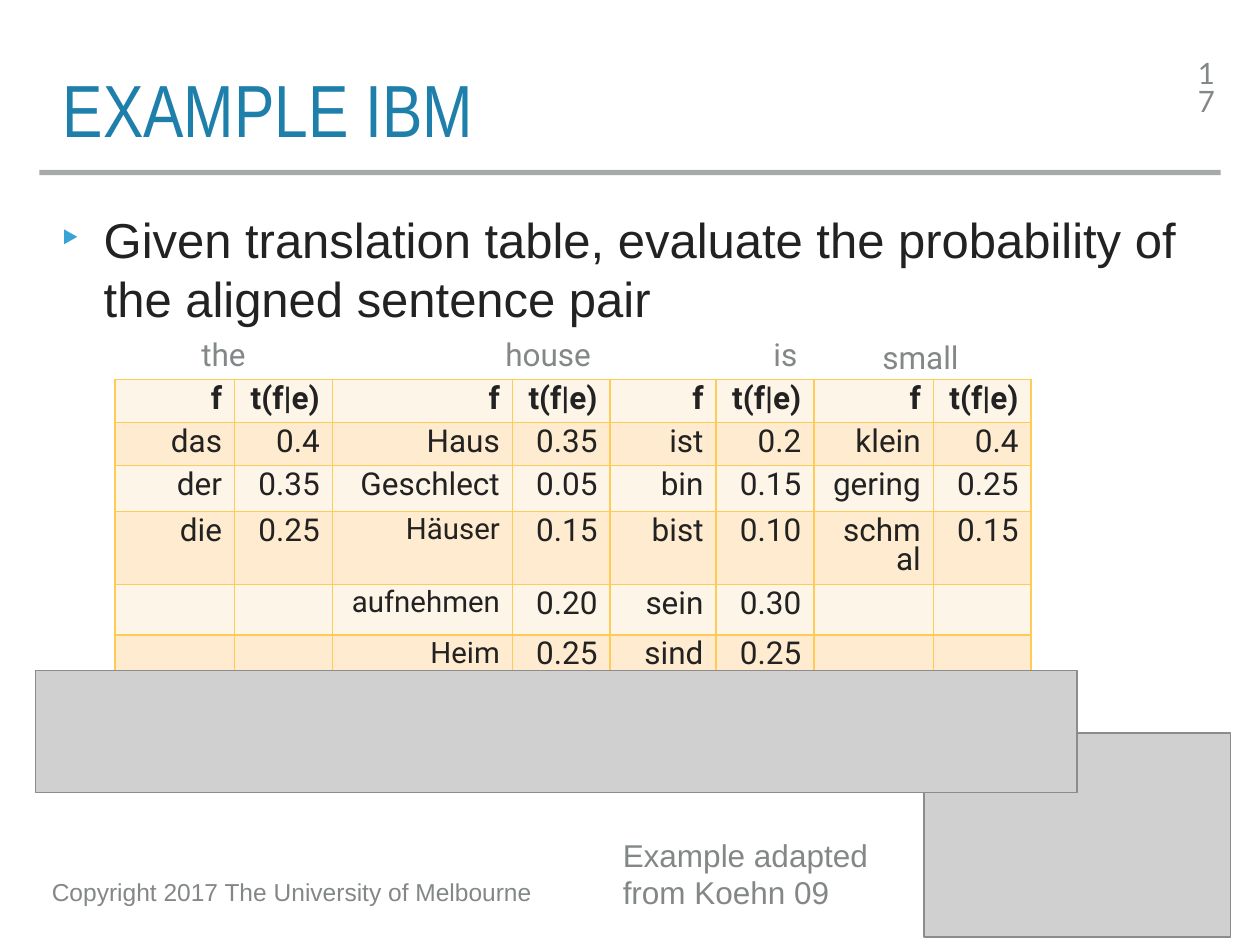
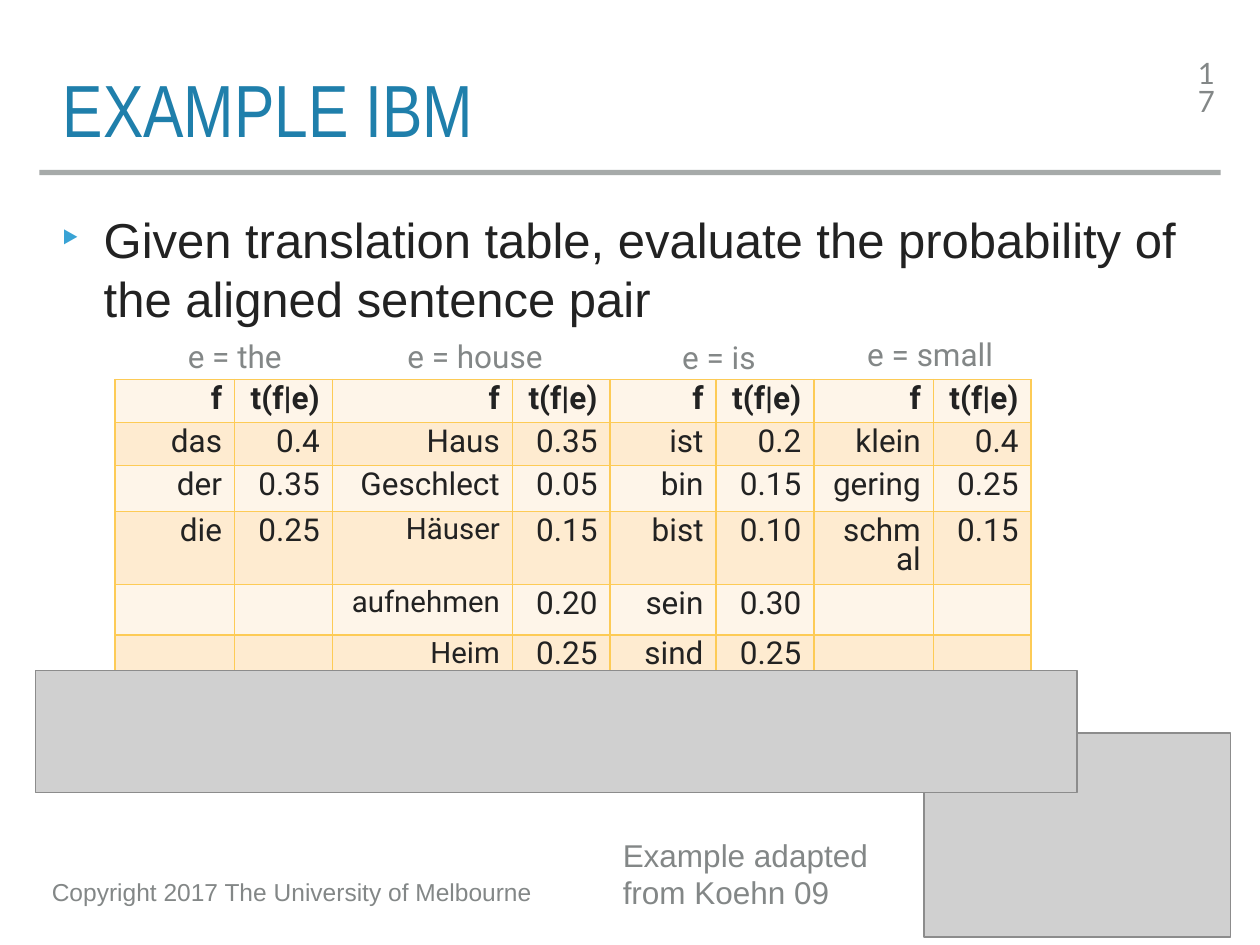
Before and after one commit to trevorcohn/comp90042, a slide deck: slide 17 of slides/WSTA_L20_machine_translation_word.pptx. Drawn at 1260x945 pixels with LibreOffice and Linux fonts; fonts in the diff are those of the drawing; grey boxes stand for pictures. Boxes give left, top, right and bottom in pixels: in the first picture for what was removed or moved away, otherwise in the second. Text is boxed around its words. In the diff, an @@ line names an element or a change of style, - is before the commit and + after.

```diff
--- a/slides/WSTA_L20_machine_translation_word.pptx
+++ b/slides/WSTA_L20_machine_translation_word.pptx
@@ text at <box>188,344,281,368</box>: text changed @@
-the
+e = the
@@ text at <box>407,344,543,368</box>: text changed @@
-house
+e = house
@@ text at <box>682,346,756,369</box>: text changed @@
-is
+e = is
@@ text at <box>867,342,993,366</box>: text changed @@
-small
+e = small
```
Also in this commit, not shown: 12 other slides changed, 1 other file.
